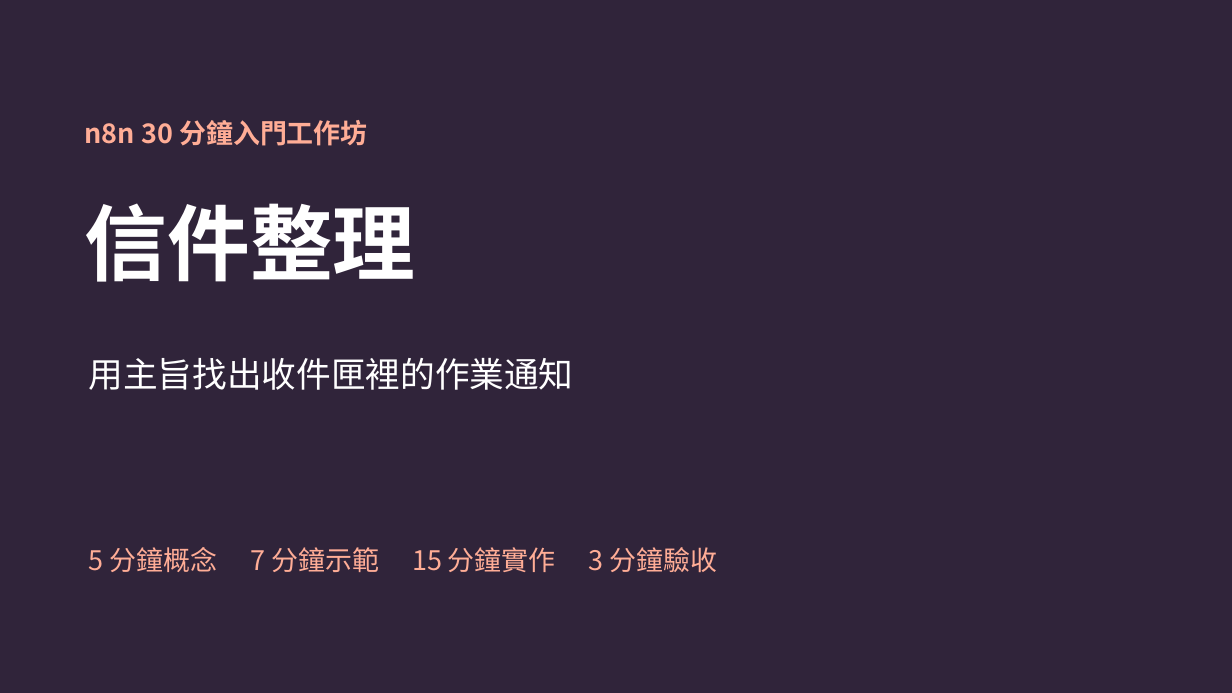
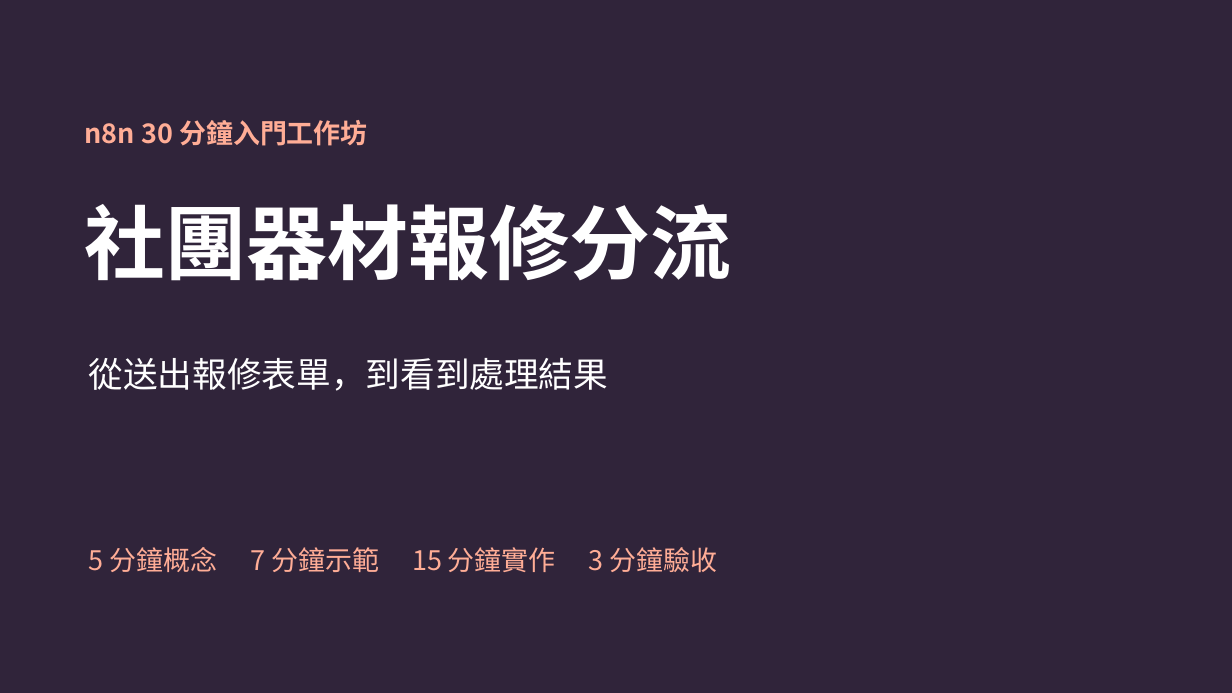
Before and after one commit to robylin829/n8n-30min-workshop, a slide deck: slide 1 of slides/n8n-30min-workshop.pptx. Drawn at 1232x693 pixels with LibreOffice and Linux fonts; fonts in the diff are those of the drawing. Boxes give left, top, right and bottom in pixels: in the first picture for what was removed or moved away, otherwise in the second. Text is boxed around its words. In the diff, an @@ line names an element or a change of style, - is before the commit and + after.

```diff
--- a/slides/n8n-30min-workshop.pptx
+++ b/slides/n8n-30min-workshop.pptx
@@ text at [85, 204, 732, 281]: text changed; size 64.5 to 63 pt @@
-信件整理
+社團器材報修分流
@@ text at [89, 358, 609, 391]: text changed @@
-用主旨找出收件匣裡的作業通知
+從送出報修表單，到看到處理結果
```
Also in this commit, not shown: 5 other slides changed, 1 slide added, 1 slide removed, 6 other files.
